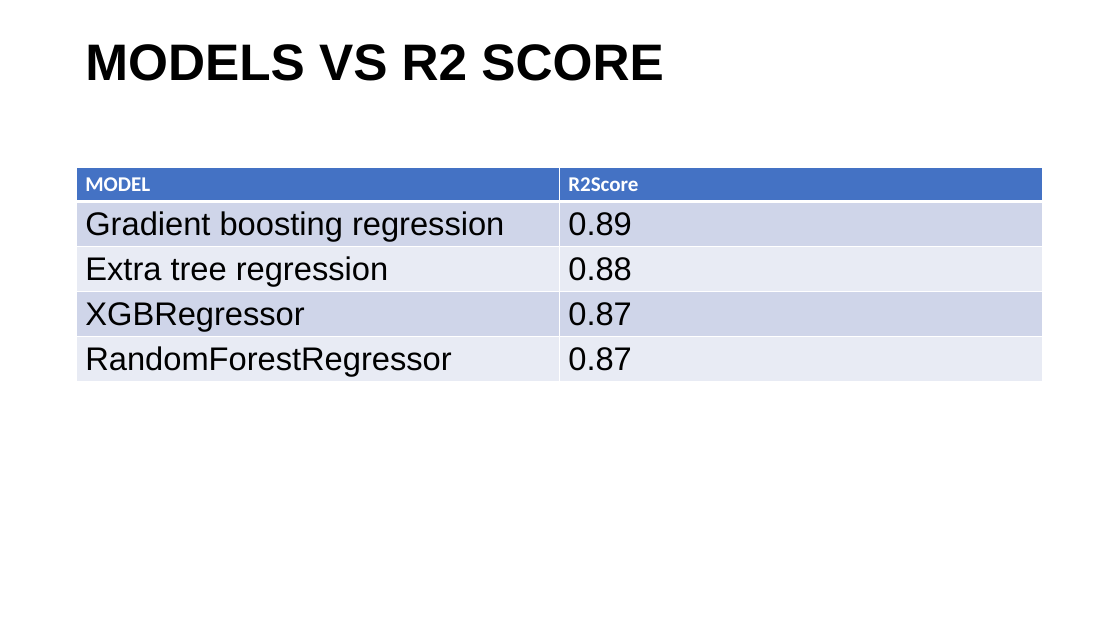
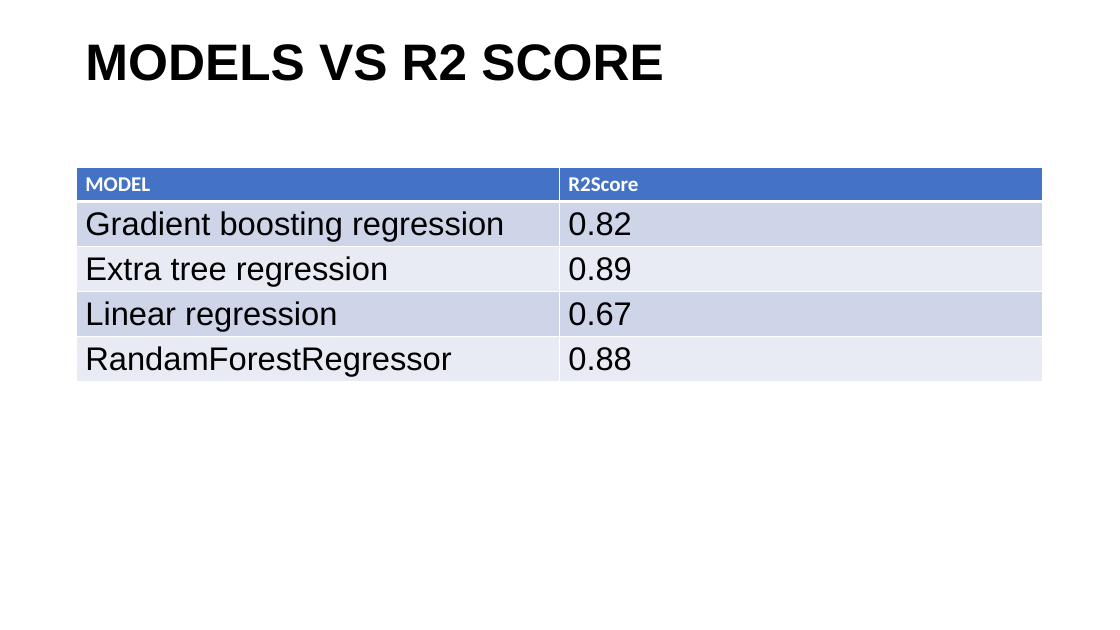
Before and after one commit to Arulgayu/car-dekho-prject, a slide deck: slide 6 of Car dheko price prediction.pptx. Drawn at 1120x630 pixels with LibreOffice and Linux fonts; fonts in the diff are those of the drawing. Boxes give left, top, right and bottom in pixels: in the first picture for what was removed or moved away, otherwise in the second. Text is boxed around its words. In the diff, an @@ line names an element or a change of style, - is before the commit and + after.

```diff
--- a/Car dheko price prediction.pptx
+++ b/Car dheko price prediction.pptx
@@ table at (x1=77, y1=168, x2=1044, y2=392) @@
-row 2, column 2: 0.89
+row 2, column 2: 0.82
-row 3, column 2: 0.88
+row 3, column 2: 0.89
-row 4, column 1: XGBRegressor
+row 4, column 1: Linear regression
-row 4, column 2: 0.87
+row 4, column 2: 0.67
-row 5, column 1: RandomForestRegressor
+row 5, column 1: RandamForestRegressor
-row 5, column 2: 0.87
+row 5, column 2: 0.88
```
Also in this commit, not shown: 1 other slide changed.
